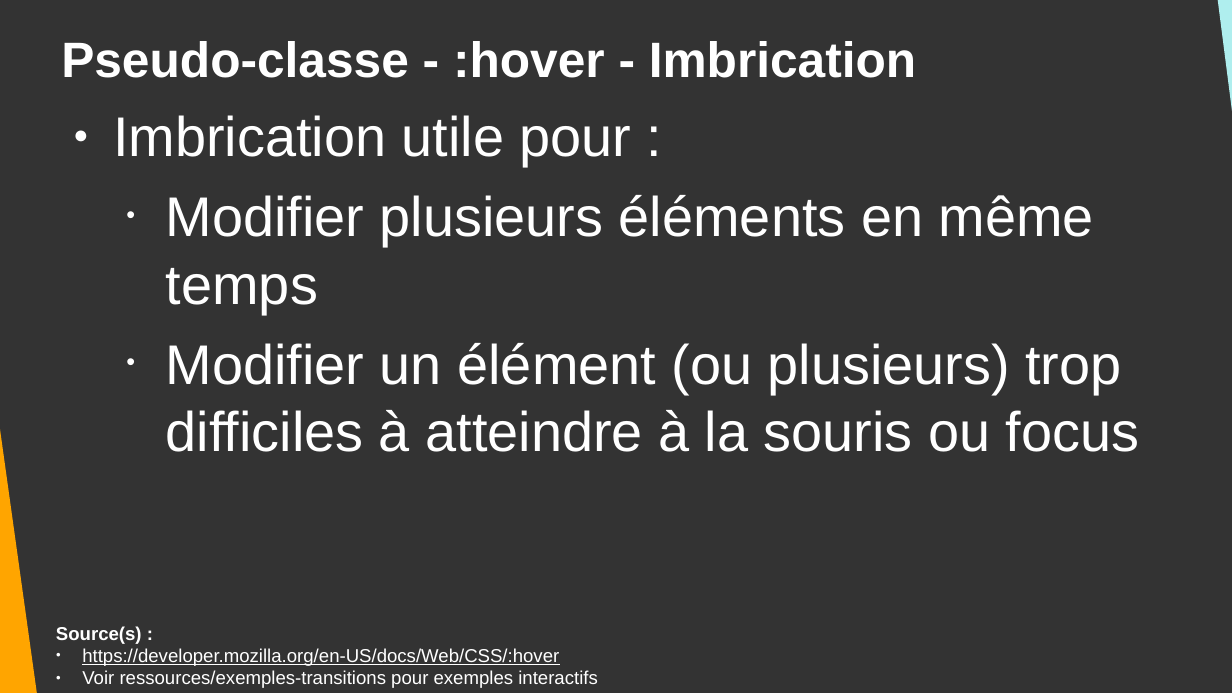
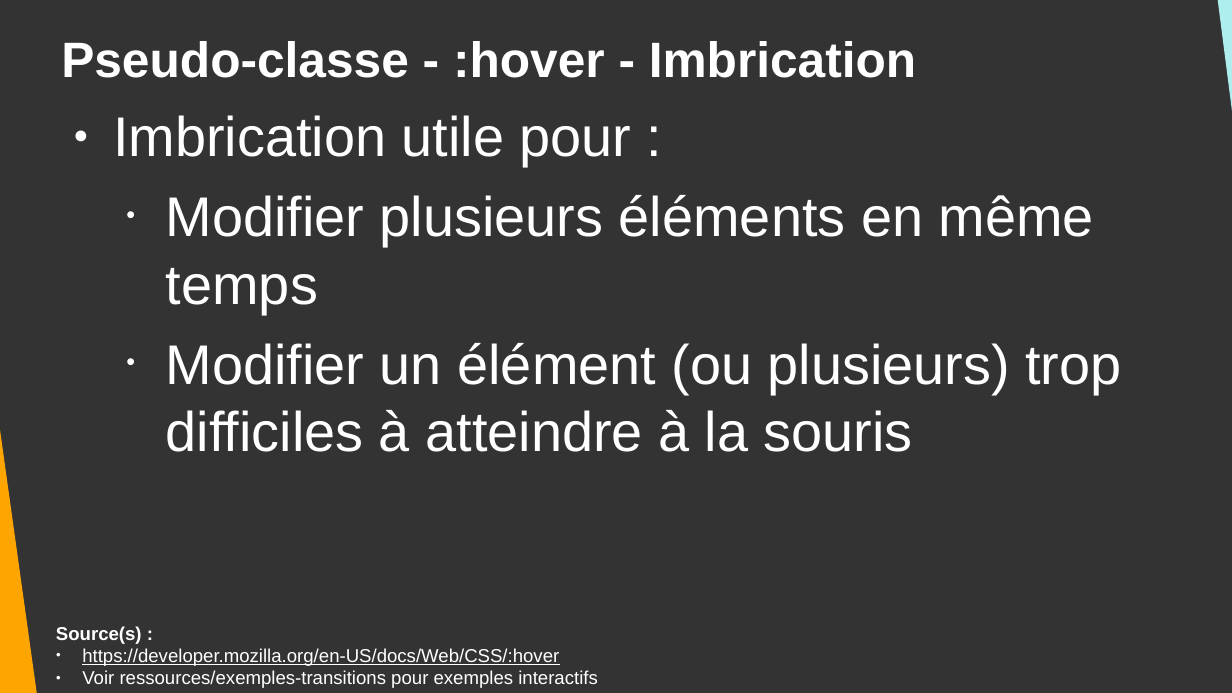
Before and after one commit to DanYellow/cours, a slide deck: slide 16 of integration-web-s2/travaux-pratiques/numero-2/presentation.odp. Drawn at 1232x693 pixels with LibreOffice and Linux fonts; fonts in the diff are those of the drawing. Boxes give left, top, right and bottom in pixels: in the first picture for what was removed or moved away, otherwise in the second. Text is boxed around its words. In the diff, an @@ line names an element or a change of style, - is before the commit and + after.

```diff
--- a/integration-web-s2/travaux-pratiques/numero-2/presentation.odp
+++ b/integration-web-s2/travaux-pratiques/numero-2/presentation.odp
@@ text at box(166, 343, 1121, 452): text changed @@
-  • Modifier un élément (ou plusieurs) trop difficiles à atteindre à la souris ou focus
+  • Modifier un élément (ou plusieurs) trop difficiles à atteindre à la souris
```
Also in this commit, not shown: 2 other slides changed, 3 slides added, 1 slide removed, 3 other files.
